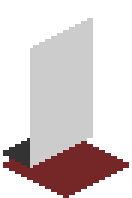
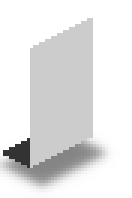
Revision of a layered 132px x 198px image; what changed, layer by layer:
added layer "Shadow copy" (60%) above "Bottom" over [0, 135, 120, 198]
hid "Bottom" over [3, 135, 129, 198]
